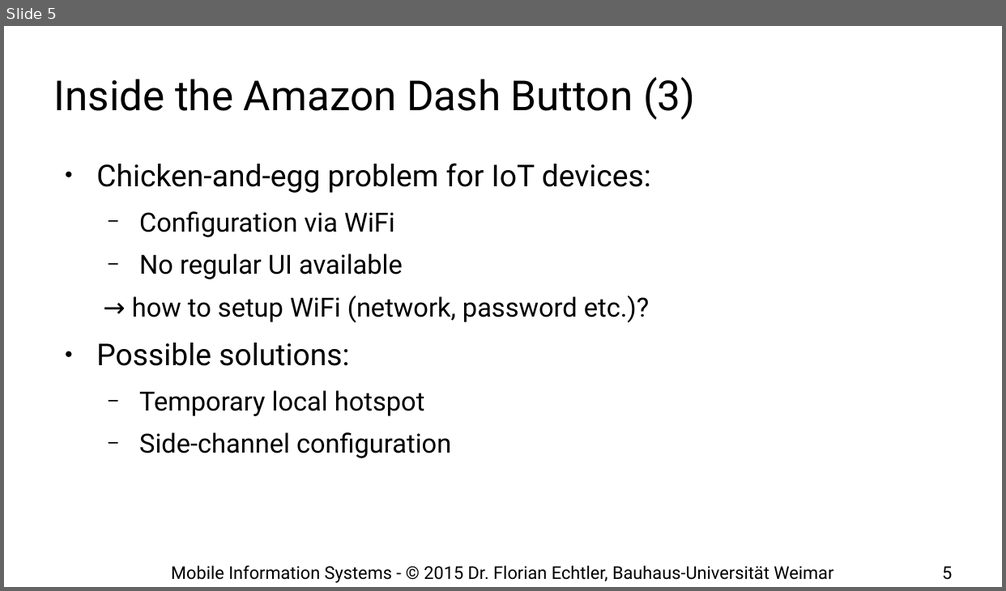
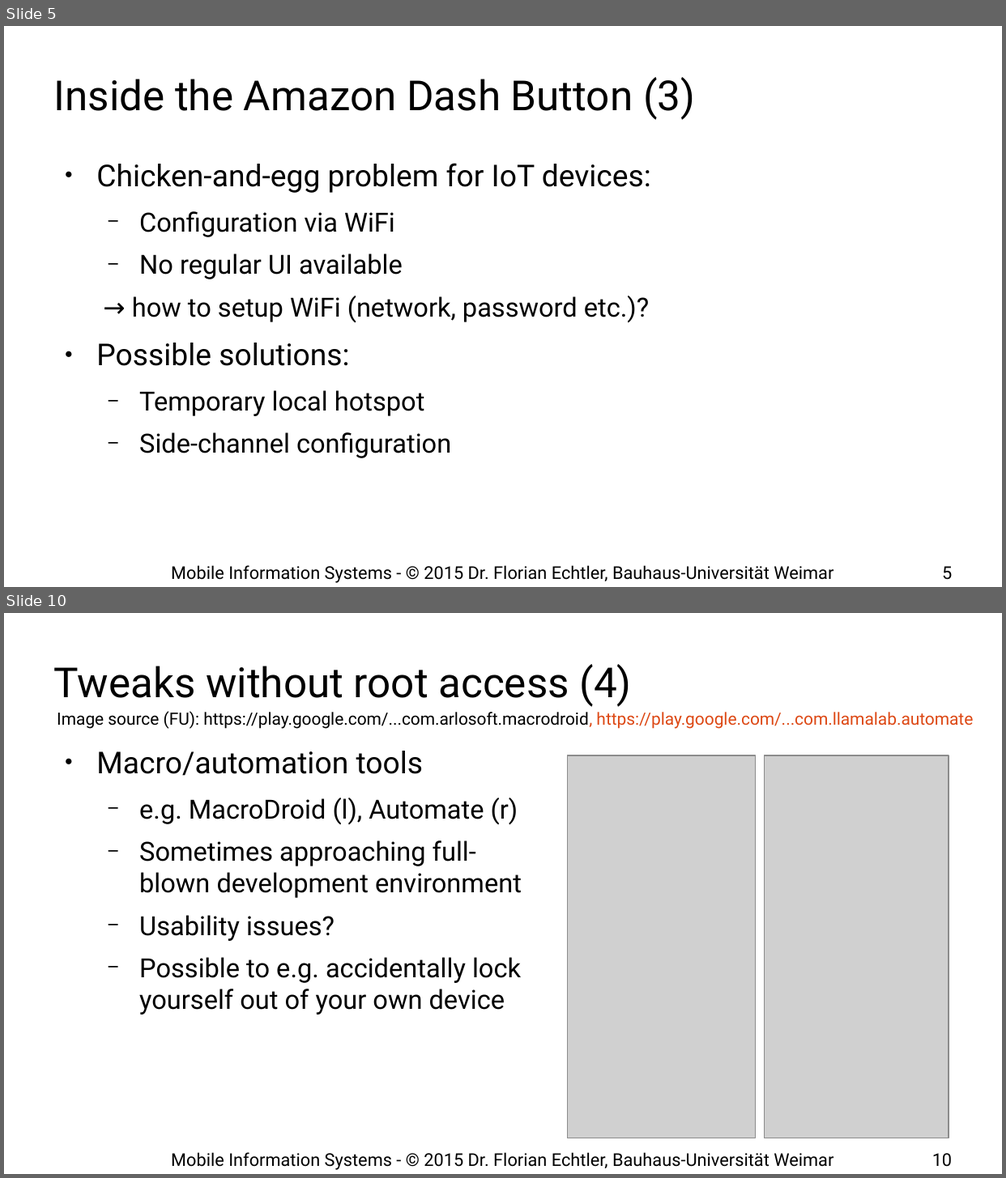
Before and after one commit to floe/mobile-information-systems, a slide deck: 11-case-studies.odp. Shown one above the other, each under a label of ours: slide 5 before the commit, slides 5 and 10 after it; the slides between them are not shown. The pictures are 1006x591 and 1006x1178 pixels, drawn with LibreOffice and Linux fonts; fonts in the diff are those of the drawing; grey boxes stand for pictures; background and template pictures are left out. Boxes give left, top, right and bottom in pixels: in the first picture for what was removed or moved away, otherwise in the second. Text is boxed around its words. In the diff, an @@ line names an element or a change of style, - is before the commit and + after.

```diff
--- a/11-case-studies.odp
+++ b/11-case-studies.odp
@@ slide 10 added at bbox=[4, 613, 1002, 1174], background #FFFFFF @@
@@ title added at bbox=[54, 664, 632, 707], 33 pt, text #000000 @@
+Tweaks without root access (4)
@@ text added at bbox=[57, 711, 973, 729], 13.5 pt, text #000000 @@
+Image source (FU): https://play.google.com/...com.arlosoft.macrodroid, https://play.google.com/...com.llamalab.automate
@@ text added at bbox=[96, 751, 522, 1015], 21 pt, text #000000 @@
+● Macro/automation tools
+  − e.g. MacroDroid (l), Automate (r)
+  − Sometimes approaching full- blown development environment
+  − Usability issues?
+  − Possible to e.g. accidentally lock yourself out of your own device
@@ picture added at bbox=[567, 756, 756, 1138] @@
@@ picture added at bbox=[765, 756, 949, 1138] @@
@@ text added at bbox=[171, 1152, 833, 1170], 14 pt, text #000000 @@
+Mobile Information Systems - © 2015 Dr. Florian Echtler, Bauhaus-Universität Weimar
@@ page number added at bbox=[932, 1153, 952, 1167], 14 pt, text #000000 @@
+10
```
Also in this commit, not shown: 5 slides changed, 6 other slides added.
